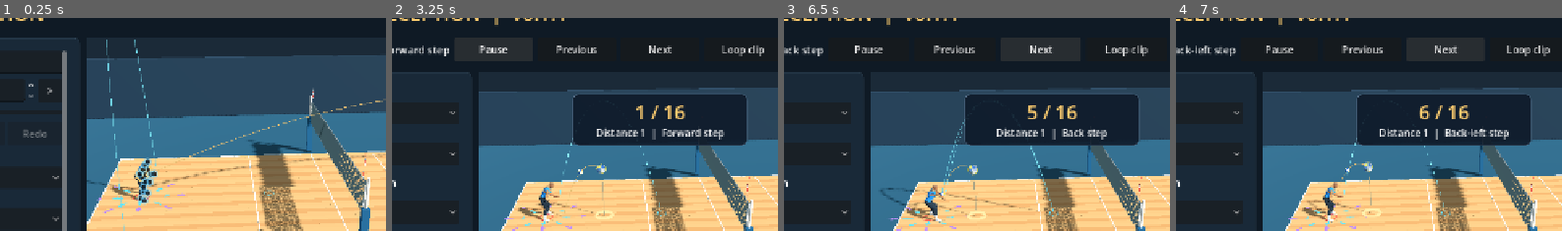
Above: before the commit, frames 1-4 (left to right).
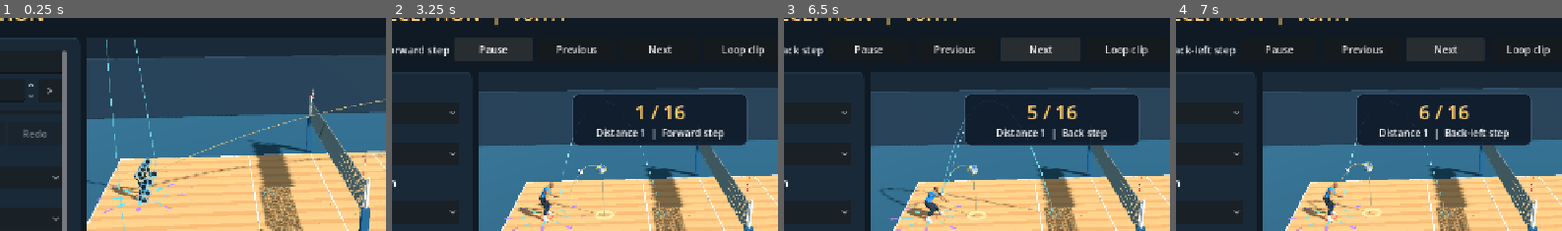
Above: after the commit, the same moments.

Repository: foreandr/volleyball
Game: Godot game, scene res://scenes/animation_editor.tscn
The game is run twice, just before and just after one commit, with the same random seed, the same clock (stepped at 60 frames per second) and the same inputs. This scene is started directly instead of the project's main scene.
Inputs:
- Up to frame 1 (0.25 s): no input
- Up to frame 2 (3.25 s): click "Back" at 0.5 s; click "Back" at 1.25 s; click "Forearm reception" at 2 s; click "Play all" at 2.75 s
- Up to frame 3 (6.5 s): click "Next" at 3.5 s; click "Next" at 4.25 s; click "Next" at 5 s; click "Next" at 5.75 s
- Up to frame 4 (7 s): click "Next" at 6.5 s
The pictures show only the part of the screen within x 16-66%, y 6-56%; the shares and areas given below are measured in that part.

Frames 1-2 are identical in both runs. In frame 3, 0.6% of the frame differs, in the area x 31-69%, y 49-97%; in frame 4, nothing differs.

Commit message:
Share the straight Distance 1 lunge in both directions

Diff:
--- a/scripts/preview_player_control.gd
+++ b/scripts/preview_player_control.gd
@@ -360,8 +360,8 @@
 		var step_limit := 0.68 if reach_side_lunge else (0.75 if tier == 2 else 0.46)
 		var stride := 1.0 if reach_back and tier == 2 else 0.78
 		reach_step = horizontal.limit_length(step_limit)*stride
-		if directional_cpu and reach_short_straight_back:
-			reach_step -= court_forward*0.16
+		if directional_cpu and tier == 1 and animation_direction in [1,5]:
+			reach_step = offset.slide(Vector3.UP).normalized()*0.48
 		if directional_cpu and ((tier == 1 and animation_direction == 6) or (tier == 2 and animation_direction == 3)):
 			# Keep the shoulder inside the ball's lane while the platform reaches across it.
 			reach_step -= actor.basis.x*reach_step.dot(actor.basis.x)*0.32
@@ -382,6 +382,7 @@
 		reach_rear_diagonal = tier == 2 and reach_back and absf(local.x)>0.20
 		if directional_cpu: reach_rear_diagonal = tier == 2 and animation_direction in [4,6]
 		reach_lead = "l" if local.x >= 0.0 else "r"
+		if tier == 1 and (reach_forward_lunge or reach_short_straight_back): reach_lead = "r"
 	var before := smoothstep(0.0,1.0,reach_progress)
 	reach_progress = minf(1.0,reach_progress+delta/(0.19 if reach_tier == 2 else 0.15))
 	var amount := smoothstep(0.0,1.0,reach_progress)
@@ -417,7 +418,8 @@
 			var bone := rig.find_bone(name_)
 			if bone >= 0: pose[bone] = receive_ready_pose[bone]
 	var scale_: float = rig.global_basis.get_scale().y
-	var back := clampf(-step.z/0.32,0.0,1.0)
+	var short_straight := reach_tier == 1 and (reach_forward_lunge or reach_short_straight_back)
+	var back := 0.0 if short_straight else clampf(-step.z/0.32,0.0,1.0)
 	var side_lean := clampf(step.x/0.32,-1.0,1.0)
 	var shoulder_side := 1.0 if reach_lead == "l" else -1.0
 	author.rotate_world(pose,"spine_02",Vector3.BACK,-side_lean*0.27*weight)
@@ -508,7 +510,7 @@
 			pole = pole.normalized().lerp(knee_over_foot.normalized(),weight)
 		elif straight_back and reach_tier == 2:
 			pole = Vector3(-0.46 if side == "r" else 0.46,0.42,1.0)
-		elif straight_back and side == "r":
+		elif short_straight and side == "r":
 			pole = pole.normalized()+Vector3.LEFT*0.09*weight
 		elif reach_forward_lunge and reach_tier == 2 and side == "r":
 			pole = pole.normalized()+Vector3.LEFT*0.09*weight
@@ -517,8 +519,9 @@
 	if high or reach_tier == 2 or side_receive or reach_forward_lunge or reach_back:
 		var extension := 0.17 if reach_forward_lunge else (0.10 if reach_side_lunge else 0.05)
 		var cpu_direction: int = receive_animation_direction() if not active and not page.reception_review.active else 0
-		if reach_back: extension = 0.10 if reach_tier == 1 and cpu_direction == 6 else 0.22
+		if reach_back and not short_straight: extension = 0.10 if reach_tier == 1 and cpu_direction == 6 else 0.22
 		var arms := Vector3(step.x,0.0,step.z).normalized()*extension*weight
+		if short_straight: arms = Vector3.BACK*0.17*weight
 		if reach_forward_lunge or short_lunge: arms.y = 0.07*weight
 		if reach_rear_diagonal: arms.y = 0.10*weight
 		if reach_side_lunge and cpu_direction == 3:
--- a/scripts/story_animations.gd
+++ b/scripts/story_animations.gd
@@ -422,8 +422,8 @@
 		if arrows.selected != 0:
 			var direction: int = player_controls.receive_animation_direction()
 			var deep_rear: bool = arrows.selected_distance == 2 and direction in [4,5,6]
-			var short_back: bool = arrows.selected_distance == 1 and direction == 5
-			var windup_time := 0.26 if deep_rear else (0.22 if short_back else 0.18)
+			var short_straight: bool = arrows.selected_distance == 1 and direction in [1,5]
+			var windup_time := 0.26 if deep_rear else (0.22 if short_straight else 0.18)
 			var straight_back: bool = arrows.selected_distance == 2 and direction == 5
 			var setup_step: bool = direction != arrows.selected or straight_back
 			var until_contact: float = ball_preview.contact_time-preview_clock
